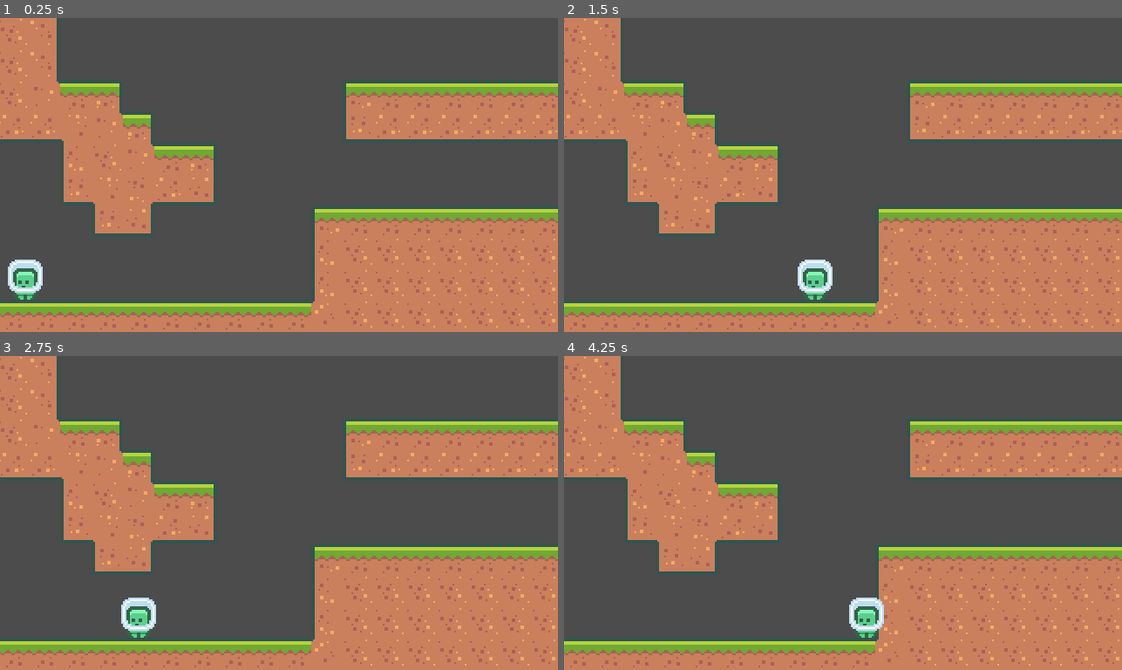
Above: before the commit, frames 1-4 (two rows, left to right).
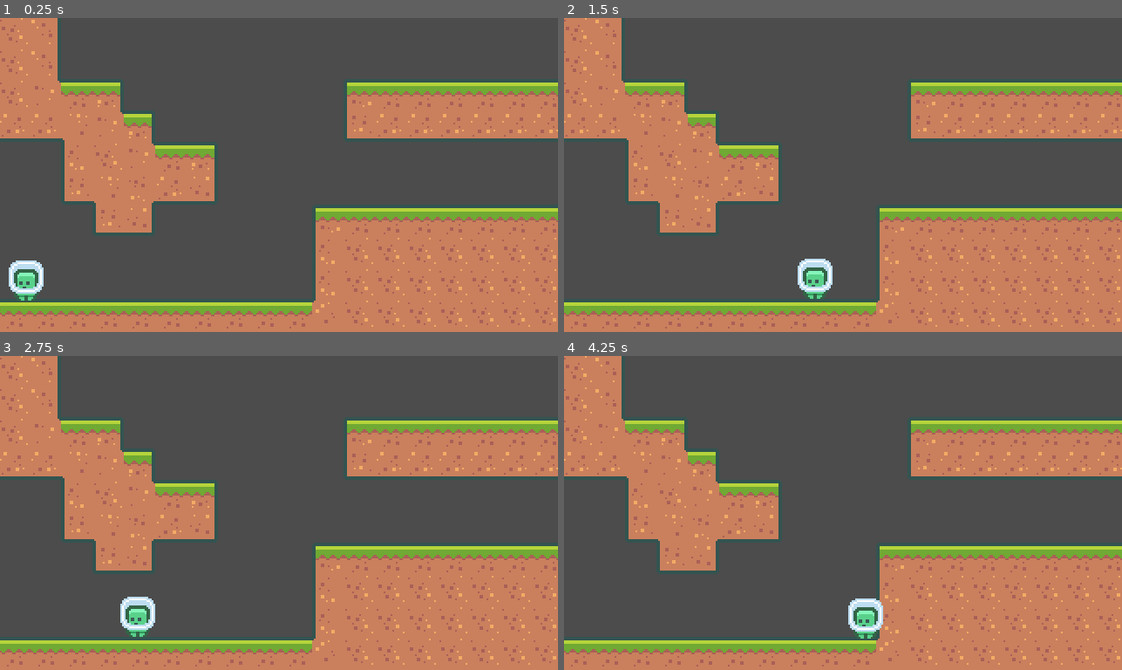
Above: after the commit, the same moments.

Repository: jackwkinsey/2d-platformer
Game: Godot game, scene res://scenes/Main.tscn
The game is run twice, just before and just after one commit, with the same random seed, the same clock (stepped at 60 frames per second) and the same inputs.
Inputs:
- Up to frame 1 (0.25 s): no input
- Up to frame 2 (1.5 s): tap Enter at 0.5 s; hold D (move_right) from 0.53 s (still down); tap Space (jump) at 0.77 s
- Up to frame 3 (2.75 s): tap Space (jump) at 1.52 s; release D (move_right) at 2.03 s; hold A (move_left) from 2.03 s (still down)
- Up to frame 4 (4.25 s): release A (move_left) at 2.78 s; hold D (move_right) from 2.78 s (still down); tap Space (jump) at 3.02, 3.77 s

The runs differ from the first frame. In frame 1, 6.0% of the frame differs, in the area x 0-100%, y 0-100%; in frame 2, 5.9%; in frame 3, 6.0%; in frame 4, 6.0%.

Commit message:
refactor: update display settings for project

Diff:
--- a/project.godot
+++ b/project.godot
@@ -20,7 +20,7 @@
 window/size/height=180
 window/size/test_width=1920
 window/size/test_height=1080
-window/stretch/mode="2d"
+window/stretch/mode="viewport"
 window/stretch/aspect="keep_height"
 
 [importer_defaults]
@@ -78,4 +78,5 @@
 
 [rendering]
 
+2d/snapping/use_gpu_pixel_snap=true
 environment/default_environment="res://default_env.tres"
